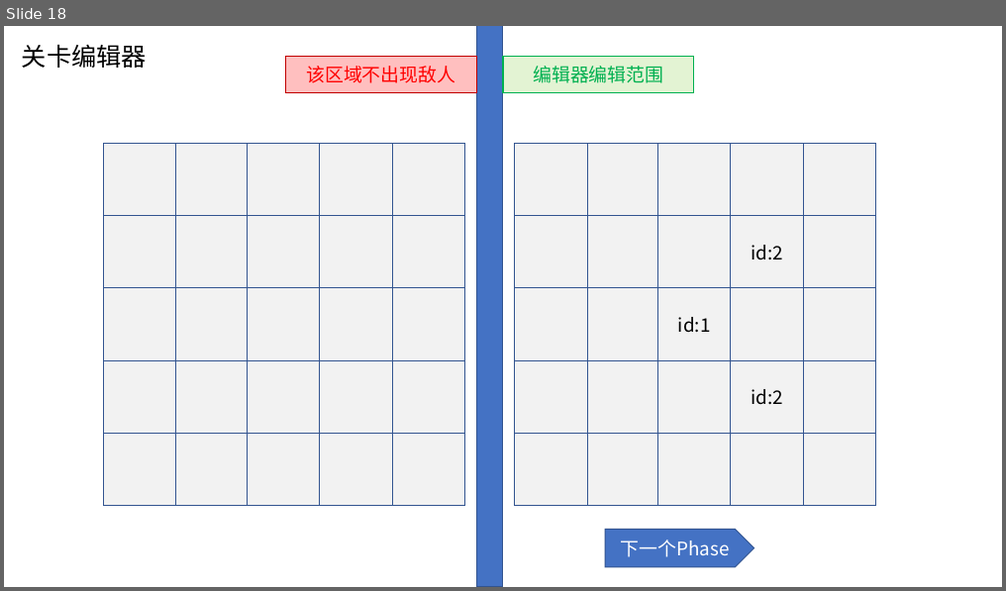
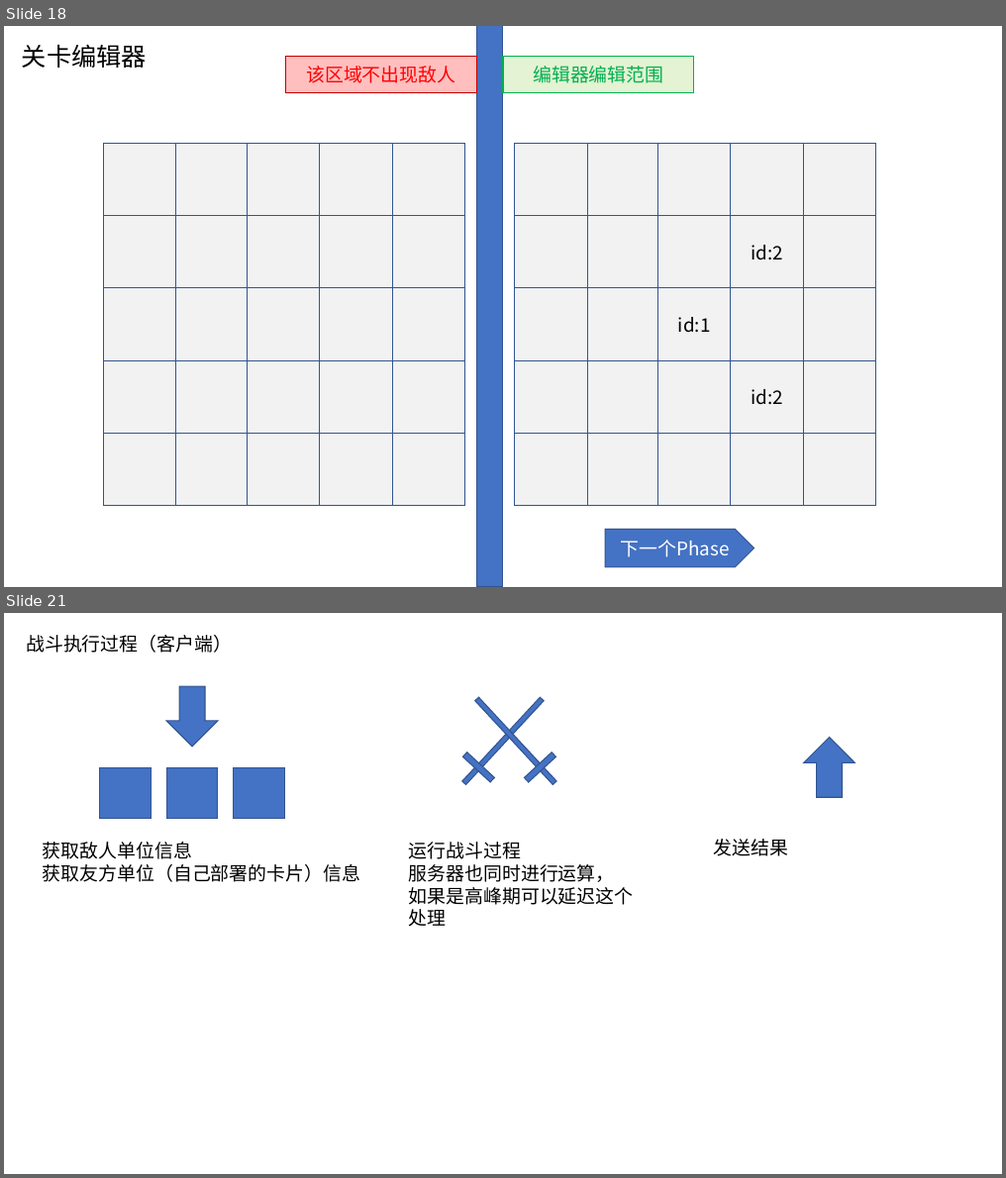
Before and after one commit to bluelaserpointer/CardGame, a slide deck: plan/抽卡手游.pptx. Shown one above the other, each under a label of ours: slide 18 before the commit, slides 18 and 21 after it; the slides between them are not shown. The pictures are 1006x591 and 1006x1178 pixels, drawn with LibreOffice and Linux fonts; fonts in the diff are those of the drawing. Boxes give left, top, right and bottom in pixels: in the first picture for what was removed or moved away, otherwise in the second. Text is boxed around its words. In the diff, an @@ line names an element or a change of style, - is before the commit and + after.

```diff
--- a/plan/抽卡手游.pptx
+++ b/plan/抽卡手游.pptx
@@ slide 21 added at (x1=4, y1=613, x2=1002, y2=1174), background #FFFFFF @@
@@ text added at (x1=26, y1=635, x2=232, y2=653), 18 pt, text #000000 @@
+战斗执行过程（客户端）
@@ down arrow added at (x1=166, y1=686, x2=218, y2=747), fill #4472C4, outline #325491 1 pt @@
@@ rectangle added at (x1=462, y1=697, x2=544, y2=785), fill #4472C4, outline #325491 1 pt @@
@@ rectangle added at (x1=475, y1=697, x2=556, y2=785), fill #4472C4, outline #325491 1 pt @@
@@ rectangle added at (x1=462, y1=753, x2=494, y2=782), fill #4472C4, outline #325491 1 pt @@
@@ rectangle added at (x1=525, y1=753, x2=555, y2=782), fill #4472C4, outline #325491 1 pt @@
@@ down arrow added at (x1=804, y1=738, x2=855, y2=797), fill #4472C4, outline #325491 1 pt @@
@@ rectangle added at (x1=100, y1=767, x2=152, y2=819), fill #4472C4, outline #325491 1 pt @@
@@ rectangle added at (x1=166, y1=767, x2=218, y2=819), fill #4472C4, outline #325491 1 pt @@
@@ rectangle added at (x1=233, y1=767, x2=285, y2=819), fill #4472C4, outline #325491 1 pt @@
@@ text added at (x1=43, y1=842, x2=360, y2=882), 18 pt, text #000000 @@
+获取敌人单位信息
+获取友方单位（自己部署的卡片）信息
@@ text added at (x1=409, y1=842, x2=634, y2=927), 18 pt, text #000000 @@
+运行战斗过程
+服务器也同时进行运算，
+如果是高峰期可以延迟这个处理
@@ text added at (x1=714, y1=839, x2=789, y2=857), 18 pt, text #000000 @@
+发送结果
```
Also in this commit, not shown: 1 slide changed, 2 other slides added, 1 other file.
